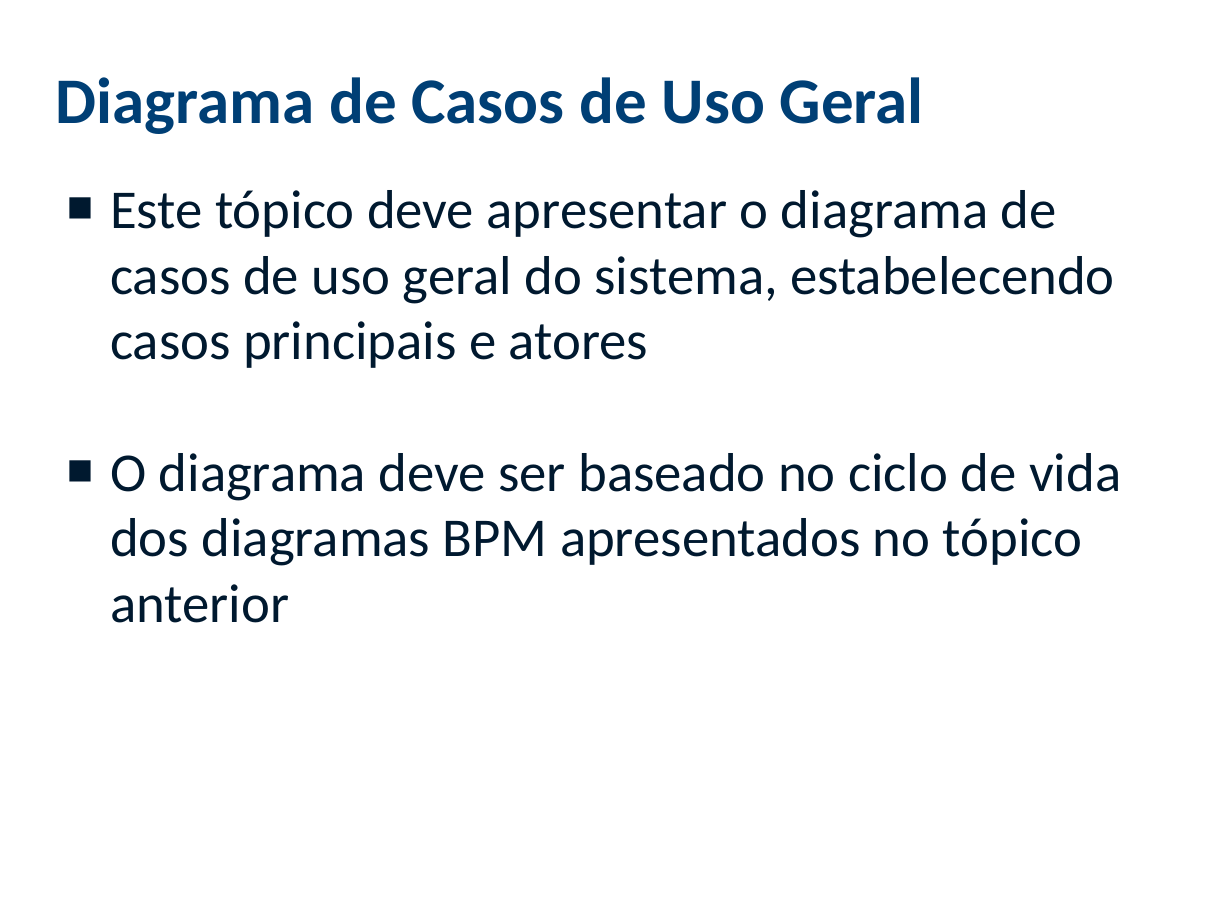
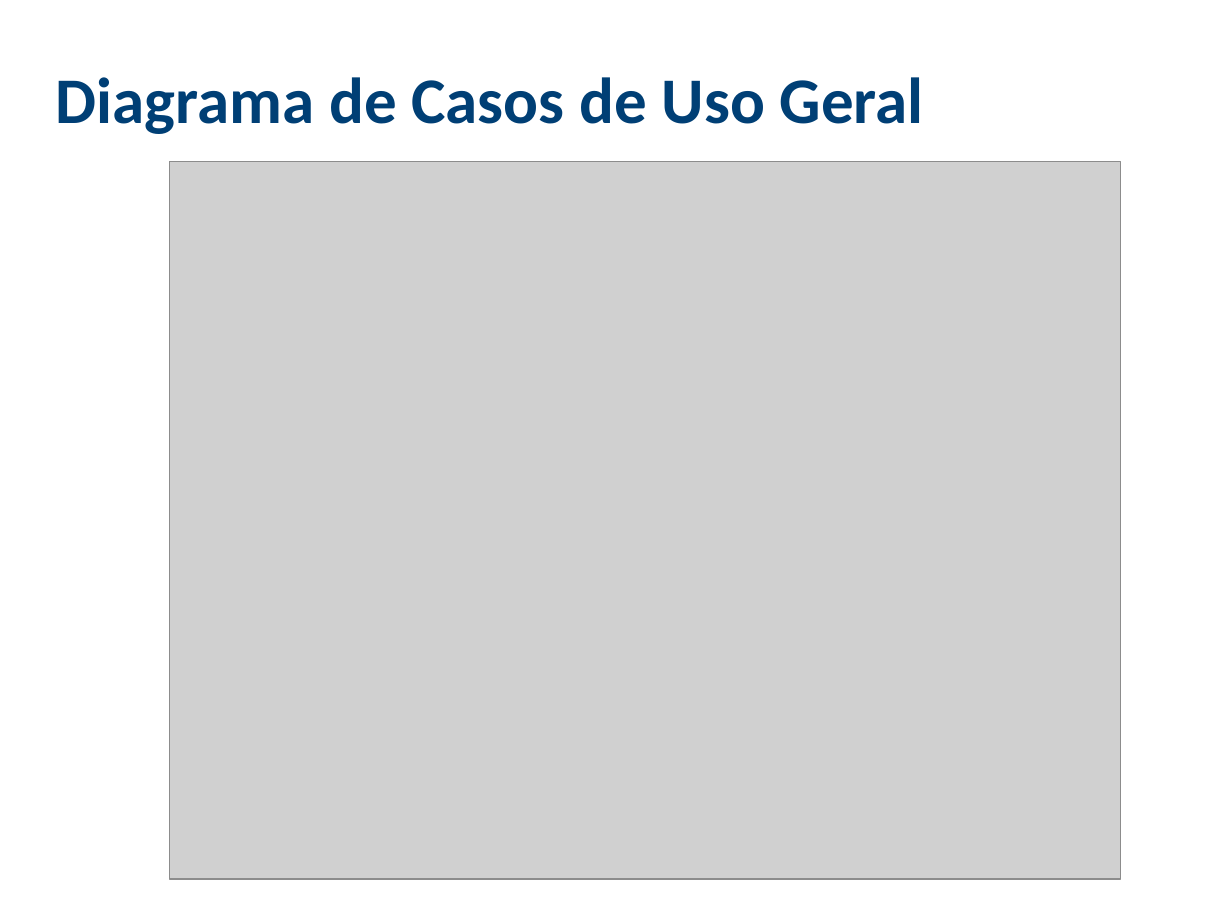
Before and after one commit to viniciussouza1210/ProjetoFinal, a slide deck: slide 7 of ANÁLISE/Modelo Apresentacao Analise (1).pptx (slide 8 before the commit). Drawn at 1232x924 pixels with LibreOffice and Linux fonts; fonts in the diff are those of the drawing; grey boxes stand for pictures; background and template pictures are left out. Boxes give left, top, right and bottom in pixels: in the first picture for what was removed or moved away, otherwise in the second. Text is boxed around its words. In the diff, an @@ line names an element or a change of style, - is before the commit and + after.

```diff
--- a/ANÁLISE/Modelo Apresentacao Analise (1).pptx
+++ b/ANÁLISE/Modelo Apresentacao Analise (1).pptx
@@ picture added at (170, 161, 1121, 880) @@
@@ text removed at (110, 190, 1121, 623) @@
-■ Este tópico deve apresentar o diagrama de casos de uso geral do sistema, estabelecendo casos principais e atores
-■ O diagrama deve ser baseado no ciclo de vida dos diagramas BPM apresentados no tópico anterior
```
Also in this commit, not shown: 6 other slides changed, 26 slides added, 1 slide removed, 8 other files.
